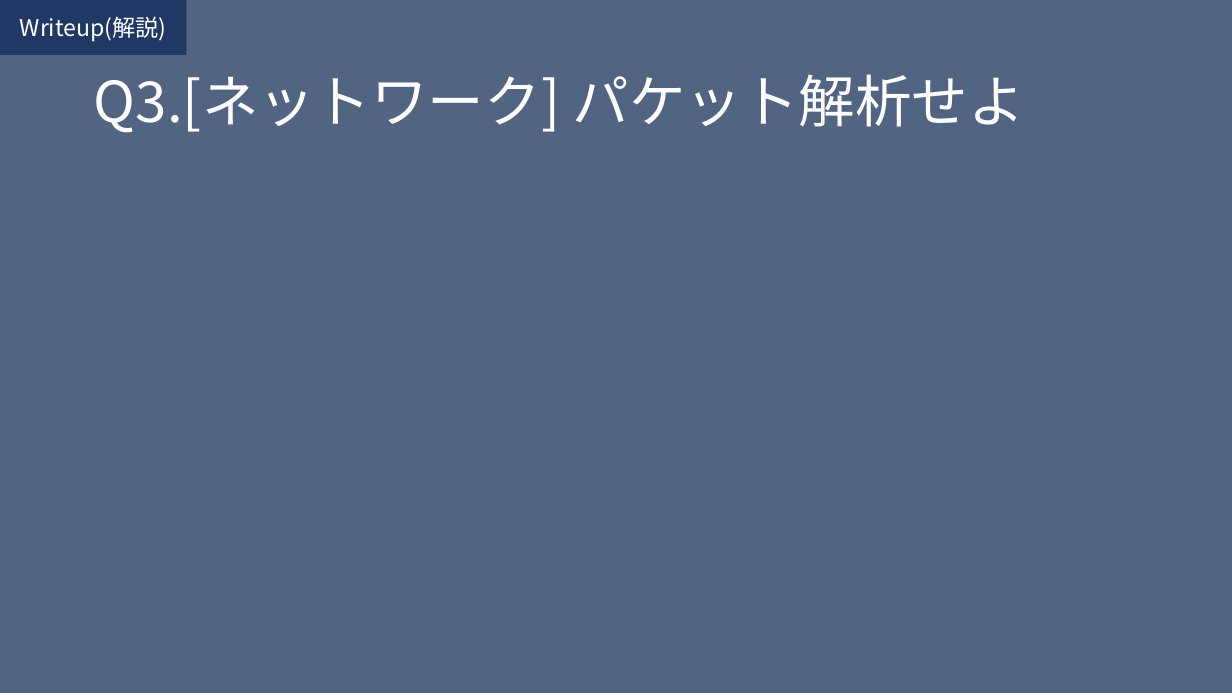
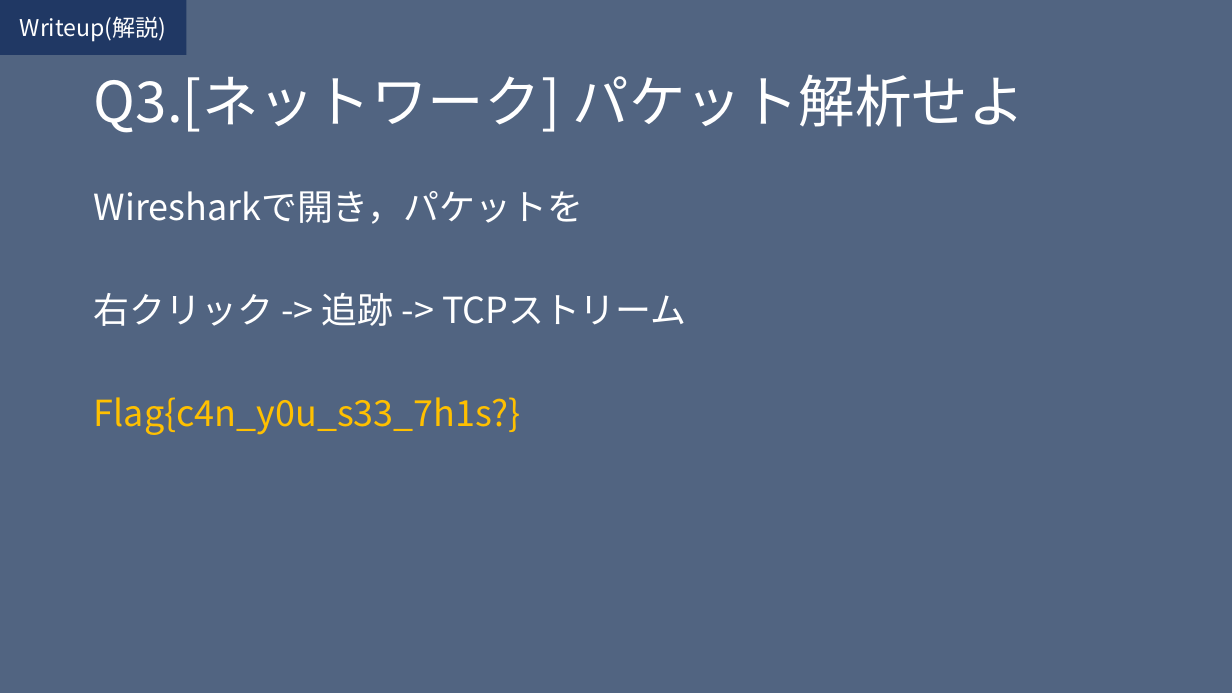
Before and after one commit to H0ndh11/CTF, a slide deck: slide 10 of ゼミ発表資料/ctf発表スライド.pptx. Drawn at 1232x693 pixels with LibreOffice and Linux fonts; fonts in the diff are those of the drawing. Boxes give left, top, right and bottom in pixels: in the first picture for what was removed or moved away, otherwise in the second. Text is boxed around its words. In the diff, an @@ line names an element or a change of style, - is before the commit and + after.

```diff
--- a/ゼミ発表資料/ctf発表スライド.pptx
+++ b/ゼミ発表資料/ctf発表スライド.pptx
@@ text added at [94,191,687,435], 28 pt, text #FFFFFF @@
+Wiresharkで開き，パケットを
+右クリック -> 追跡 -> TCPストリーム
+Flag{c4n_y0u_s33_7h1s?}
```
Also in this commit, not shown: 7 other slides changed, 2 other files.
